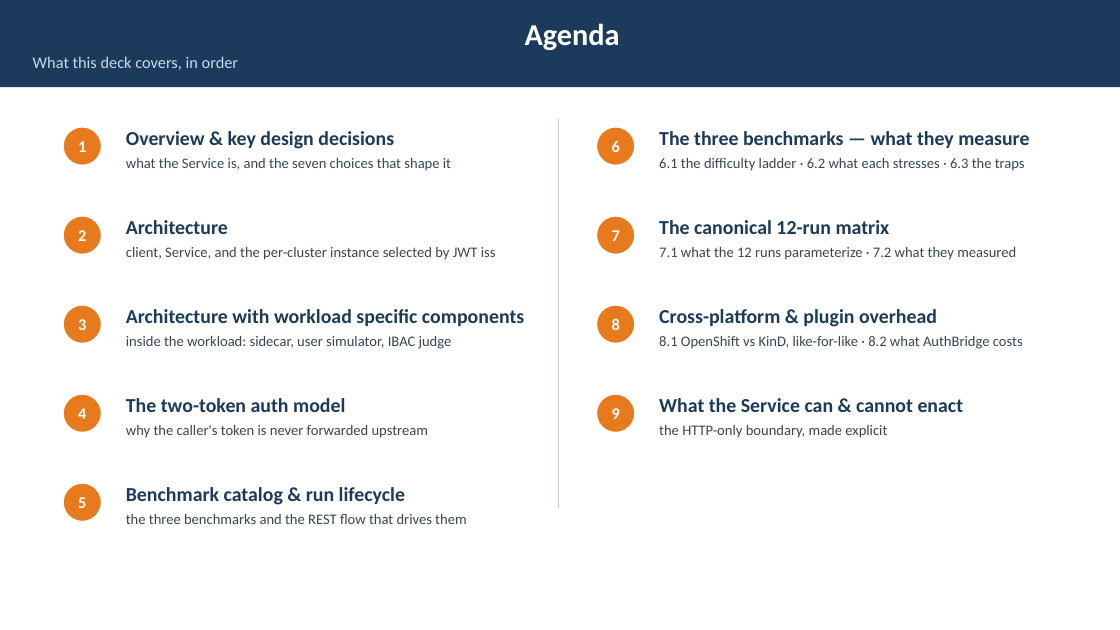
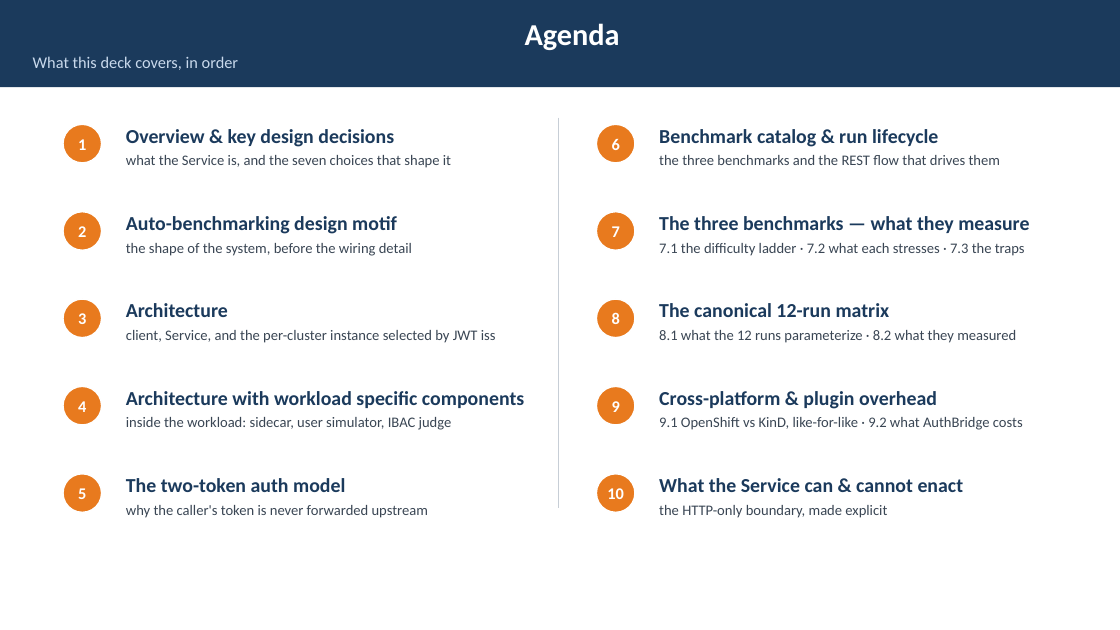
Before and after one commit to webchang/benchmarking, a slide deck: slide 2 of docs/BenchmarkingService.pptx. Drawn at 1120x630 pixels with LibreOffice and Linux fonts; fonts in the diff are those of the drawing. Boxes give left, top, right and bottom in pixels: in the first picture for what was removed or moved away, otherwise in the second. Text is boxed around its words. In the diff, an @@ line names an element or a change of style, - is before the commit and + after.

```diff
--- a/docs/BenchmarkingService.pptx
+++ b/docs/BenchmarkingService.pptx
@@ text "Benchmark catalog & run lifecycle": place and size @@
-text "Benchmark catalog & run lifecycle" at bbox=[126, 487, 405, 505]
+text "Benchmark catalog & run lifecycle" at bbox=[659, 129, 938, 147]
@@ text "the three benchmarks and the ...": place and size @@
-text "the three benchmarks and the ..." at bbox=[126, 514, 466, 524]
+text "the three benchmarks and the ..." at bbox=[659, 155, 1000, 165]
@@ 4 texts: place and size @@
-4 texts at bbox=[126, 131, 1029, 260]
+4 texts at bbox=[126, 216, 1029, 343]
@@ text added at bbox=[126, 216, 397, 234], 17 pt, text #1B3A5C, bold @@
+Auto-benchmarking design motif
@@ text added at bbox=[126, 243, 412, 256], 12.5 pt, text #3A4654 @@
+the shape of the system, before the wiring detail
@@ text at bbox=[659, 243, 1025, 256]: text changed @@
-6.1 the difficulty ladder · 6.2 what each stresses · 6.3 the traps
+7.1 the difficulty ladder · 7.2 what each stresses · 7.3 the traps
@@ 4 ellipses: place and size @@
-4 ellipses at bbox=[63, 216, 635, 344]
+4 ellipses at bbox=[63, 212, 635, 338]
@@ text at bbox=[659, 330, 1016, 343]: text changed @@
-7.1 what the 12 runs parameterize · 7.2 what they measured
+8.1 what the 12 runs parameterize · 8.2 what they measured
@@ 7 texts: place and size @@
-7 texts at bbox=[126, 309, 964, 438]
+7 texts at bbox=[126, 391, 964, 518]
@@ text at bbox=[659, 417, 1023, 430]: text changed @@
-8.1 OpenShift vs KinD, like-for-like · 8.2 what AuthBridge costs
+9.1 OpenShift vs KinD, like-for-like · 9.2 what AuthBridge costs
@@ 3 ellipses: place and size @@
-3 ellipses at bbox=[63, 394, 635, 522]
+3 ellipses at bbox=[63, 386, 635, 513]
@@ ellipse added at bbox=[597, 474, 635, 513], fill #E87A1E, outline #FFFFFF 1.25 pt, 14 pt, text #FFFFFF, bold @@
+10
```
Also in this commit, not shown: 12 other slides changed, 1 slide added, 2 other files.
